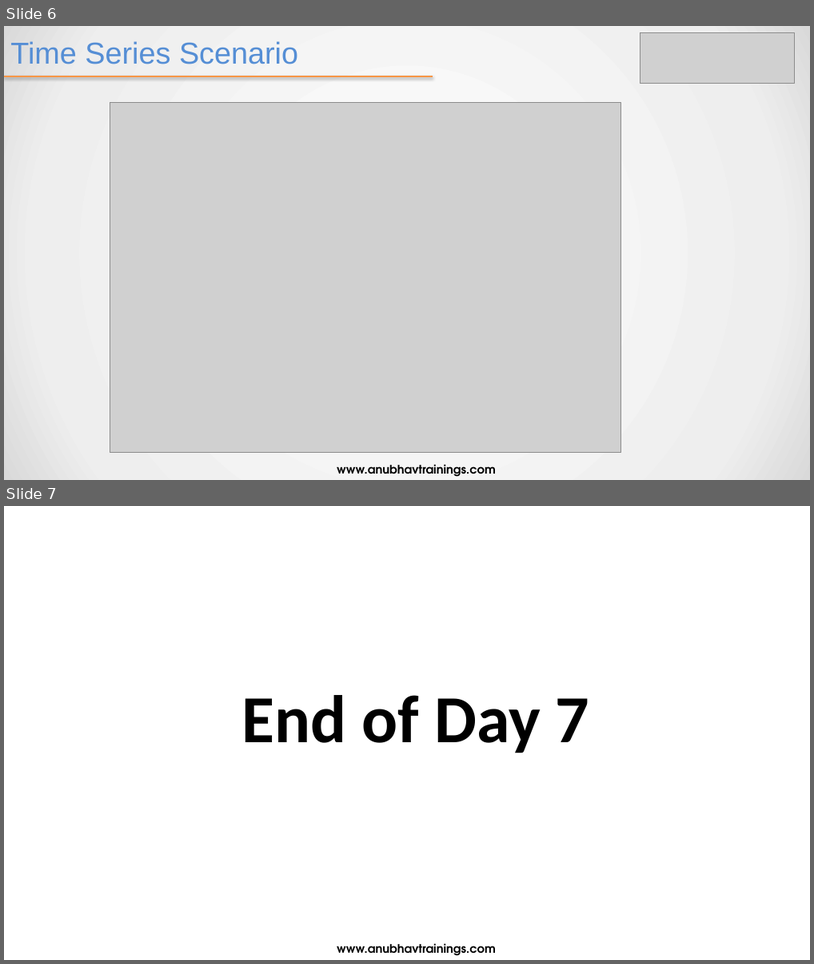
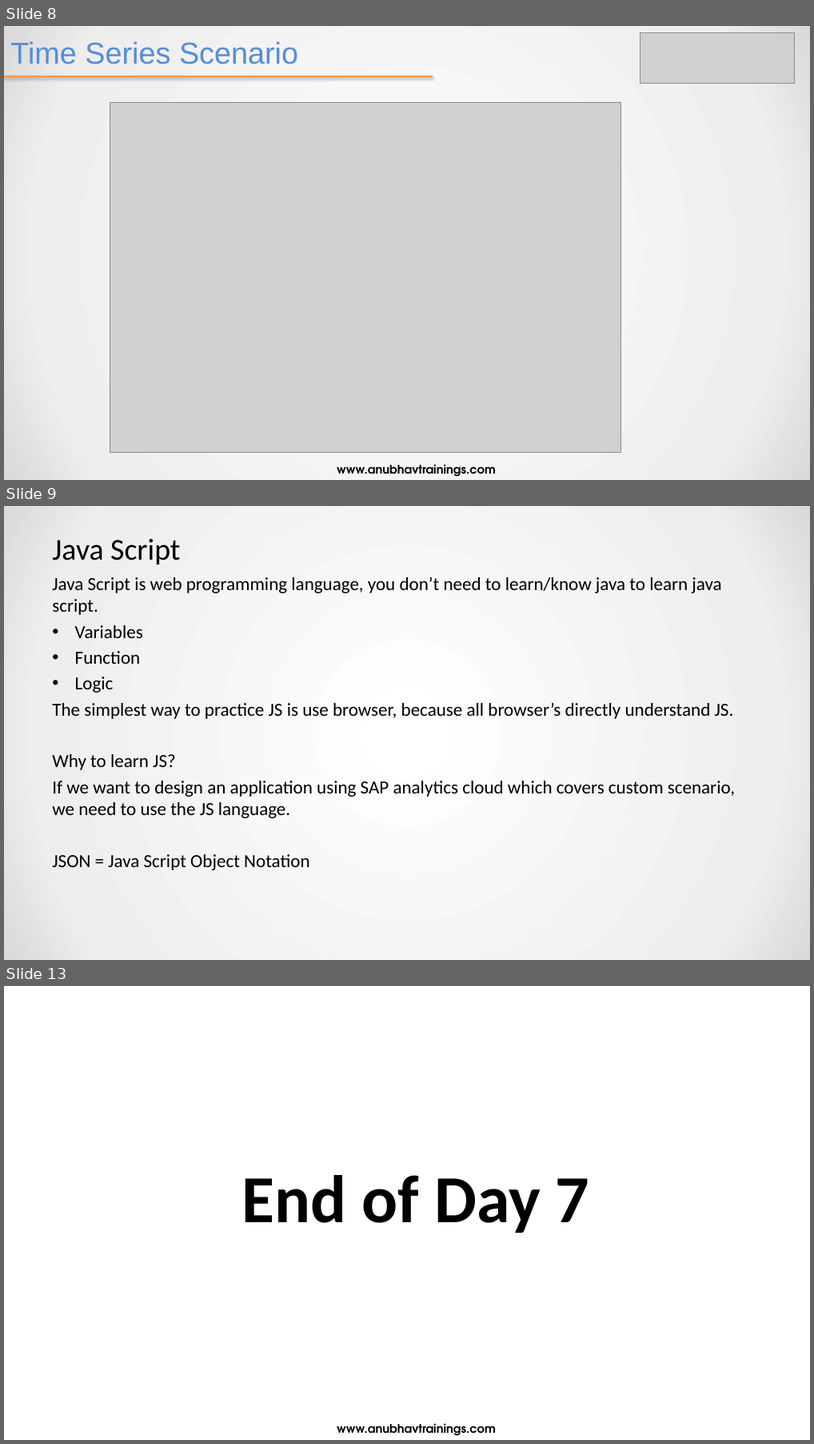
Before and after one commit to soyuztechnologies/EY_SAC_Feb2022, a slide deck: day 7/SAC_Training Day 7.pptx. Shown one above the other, each under a label of ours: slides 6 and 7 before the commit, slides 8, 9 and 13 after it; the slides between them are not shown. The pictures are 814x964 and 814x1444 pixels, drawn with LibreOffice and Linux fonts; fonts in the diff are those of the drawing; grey boxes stand for pictures. Boxes give left, top, right and bottom in pixels: in the first picture for what was removed or moved away, otherwise in the second. Text is boxed around its words. In the diff, an @@ line names an element or a change of style, - is before the commit and + after.

```diff
--- a/day 7/SAC_Training Day 7.pptx
+++ b/day 7/SAC_Training Day 7.pptx
@@ slide 9 added at box(4, 506, 810, 960), background gradient #FFFFFF to #EEEEEE to #D9D9D9 @@
@@ title added at box(52, 539, 180, 564), 36 pt, text #000000 @@
+Java Script
@@ text added at box(52, 577, 735, 870), 22 pt, text #000000 @@
+Java Script is web programming language, you don’t need to learn/know java to learn java script.
+• Variables
+• Function
+• Logic
+The simplest way to practice JS is use browser, because all browser’s directly understand JS.
+Why to learn JS?
+If we want to design an application using SAP analytics cloud which covers custom scenario, we need to use the JS language.
+JSON = Java Script Object Notation
@@ what was slide 6 is now slide 8 @@
@@ what was slide 7 is now slide 13 @@
```
Also in this commit, not shown: 5 other slides added, 3 other files.
